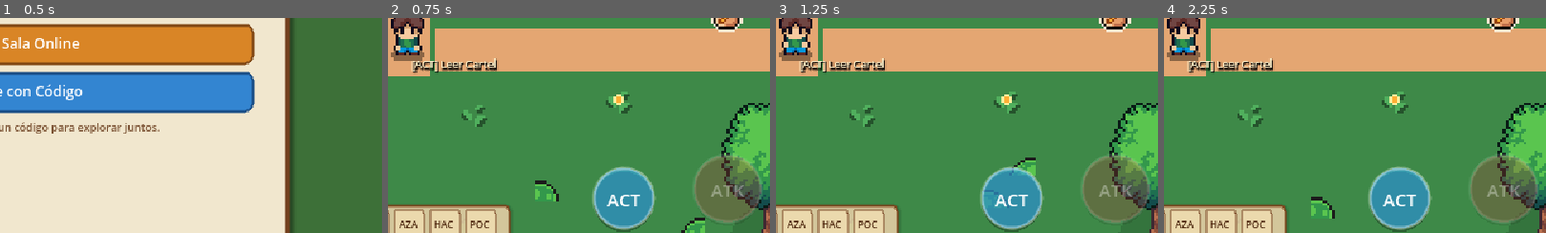
Above: before the commit, frames 1-4 (left to right).
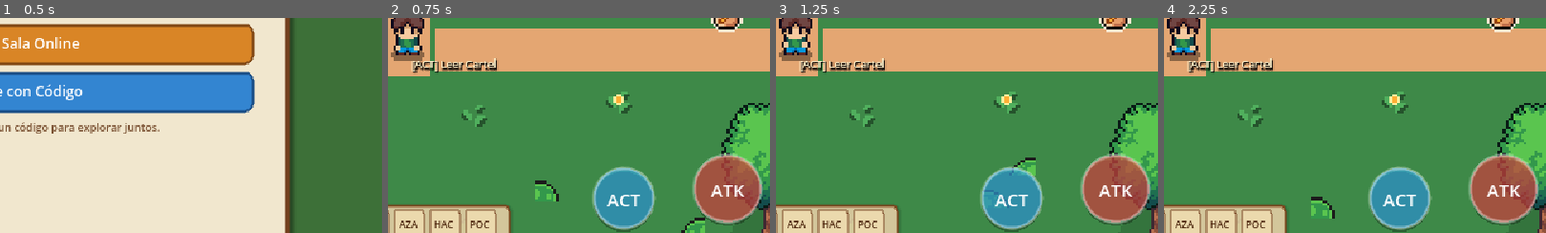
Above: after the commit, the same moments.

Repository: DiegoAzz/MyFamily2
Game: Godot game, scene res://scenes/main_menu.tscn
Two runs of this game, one before a commit and one after it. Both use one fixed random seed, a clock stepped at 60 frames per second and the inputs below.
Inputs:
- Up to frame 1 (0.5 s): no input
- Up to frame 2 (0.75 s): click "Jugar en Solitario" at 0.5 s
- Up to frame 3 (1.25 s): no input
- Up to frame 4 (2.25 s): click "Menú" at 1.25 s; click "Jugar en Solitario" at 2 s
The pictures show only the part of the screen within x 47-97%, y 46-96%; the shares and areas given below are measured in that part.

Frame 1 is identical in both runs. In frame 2, 4.7% of the frame differs, in the area x 79-98%, y 63-97%; in frame 3, 4.7%; in frame 4, 4.7%.

Commit message:
fix: render player on top of room floor with negative z-index, prioritize combat attack near enemies, and reduce NPC interaction radius

Diff:
--- a/scenes/npc.tscn
+++ b/scenes/npc.tscn
@@ -30,7 +30,7 @@
 }
 
 [sub_resource type="CircleShape2D" id="CircleShape2D_interact"]
-radius = 24.0
+radius = 14.0
 
 [node name="NPC_Clara" type="CharacterBody2D"]
 motion_mode = 1
--- a/scenes/world.tscn
+++ b/scenes/world.tscn
@@ -184,7 +184,7 @@
 [node name="HouseDoorEntrance" type="Area2D" parent="Entities/House"]
 position = Vector2(0, 22)
 script = ExtResource("29_house_door")
-target_position = Vector2(0, -565)
+target_position = Vector2(0, -580)
 transition_message = "Entrando a la Casa..."
 is_exit = false
 
@@ -193,8 +193,10 @@
 
 [node name="HouseInterior" type="Node2D" parent="Entities"]
 position = Vector2(0, -600)
+y_sort_enabled = true
 
 [node name="ShadowBackdrop" type="Sprite2D" parent="Entities/HouseInterior"]
+z_index = -2
 texture_repeat = 2
 position = Vector2(0, -10)
 texture = ExtResource("31_shadow_bg")
@@ -202,6 +204,7 @@
 region_rect = Rect2(-300, -250, 600, 500)
 
 [node name="Floor" type="Sprite2D" parent="Entities/HouseInterior"]
+z_index = -1
 texture_repeat = 2
 position = Vector2(0, -6)
 texture = ExtResource("32_floor_wood")
@@ -209,6 +212,7 @@
 region_rect = Rect2(0, 0, 160, 96)
 
 [node name="NorthWall" type="Sprite2D" parent="Entities/HouseInterior"]
+z_index = -1
 texture_repeat = 2
 position = Vector2(0, -58)
 texture = ExtResource("33_wall_cozy")
@@ -269,6 +273,7 @@
 texture = ExtResource("35_table")
 
 [node name="Rug" type="Sprite2D" parent="Entities/HouseInterior"]
+z_index = -1
 position = Vector2(26, 8)
 texture = ExtResource("38_rug")
 
@@ -719,8 +724,8 @@
 
 [node name="FishermanNPC" parent="Entities" instance=ExtResource("20_npc")]
 position = Vector2(256, -30)
-npc_name = "Tío Bruno (Pescador)"
-dialogue_lines = ["¡Ah, sobrinos! Qué alegría verlos de vuelta en el valle.", "El río está lleno de peces brillantes y los campos vuelven a florecer.", "Si necesitan descansar o recuperar fuerzas, ¡recuerden dormir en la cama de la cabaña!"]
+npc_name = "Tio Bruno"
+dialogue_lines = ["¡Ah, sobrinos! Que alegria verlos de vuelta en el valle.", "El rio esta lleno de peces brillantes y los campos vuelven a florecer.", "Si necesitan descansar o recuperar fuerzas, ¡recuerden dormir en la cama de la cabana!"]
 
 [node name="ForestCabin" type="StaticBody2D" parent="Entities"]
 position = Vector2(400, 70)
@@ -736,8 +741,8 @@
 
 [node name="RangerNPC" parent="Entities" instance=ExtResource("20_npc")]
 position = Vector2(370, 85)
-npc_name = "Elena (Guardabosques)"
-dialogue_lines = ["¡Cuidado al cruzar las profundidades del bosque!", "Los slimes verdes y esqueletos custodian los diamantes antiguos del valle.", "¡Usa tu espada con el botón [ATK] o la tecla Espacio para despejar los caminos!"]
+npc_name = "Elena"
+dialogue_lines = ["¡Cuidado al cruzar las profundidades del bosque!", "Los slimes verdes y esqueletos custodian los diamantes antiguos del valle.", "¡Usa tu espada con el boton [ATK] o la tecla Espacio para defenderte!"]
 
 [node name="QuestManager" type="Node" parent="." groups=["quest_manager"]]
 script = ExtResource("41_quest_mgr")
--- a/scripts/house_door.gd
+++ b/scripts/house_door.gd
@@ -5,7 +5,7 @@
 @export var transition_message: String = ""
 @export var is_exit: bool = false
 
-static var last_teleport_time: float = 0.0
+static var last_teleport_time: float = -999.0
 
 func _ready() -> void:
 	body_entered.connect(_on_body_entered)
--- a/scripts/npc.gd
+++ b/scripts/npc.gd
@@ -10,6 +10,8 @@
 
 func _ready() -> void:
 	add_to_group("npcs")
+	if has_node("NameTag"):
+		$NameTag.text = npc_name
 	if anim_player.has_animation("idle"):
 		anim_player.play("idle")
 
--- a/scripts/player.gd
+++ b/scripts/player.gd
@@ -189,23 +189,36 @@
 			sprite.flip_h = true
 			play_animation("walk_side" if is_moving else "idle_side")
 
+func is_enemy_nearby(distance: float = 75.0) -> bool:
+	if not is_inside_tree():
+		return false
+	for enemy in get_tree().get_nodes_in_group("enemies"):
+		if is_instance_valid(enemy):
+			var alive = true
+			if "is_dead" in enemy and enemy.is_dead:
+				alive = false
+			elif "current_health" in enemy and enemy.current_health <= 0:
+				alive = false
+			if alive and global_position.distance_to(enemy.global_position) <= distance:
+				return true
+	return false
+
 func is_near_interactable_or_npc() -> bool:
 	if not is_inside_tree():
 		return false
-	# 1. Si hay un diálogo abierto, NUNCA atacar
+	# 1. Si hay un diálogo abierto, bloquear ataque para leer tranquilos
 	var dialogue_box = get_tree().get_first_node_in_group("dialogue_box")
 	if dialogue_box and "is_active" in dialogue_box and dialogue_box.is_active:
 		return true
 
-	# 2. Si está en rango de algún objeto interactuable (cartel, vaca, cama, buzón, cofre, huerto, etc.)
-	for obj in get_tree().get_nodes_in_group("interactables"):
-		if is_instance_valid(obj):
-			if ("is_player_in_range" in obj and obj.is_player_in_range) or ("is_player_inside" in obj and obj.is_player_inside):
-				return true
-
-	# 3. Si está cerca de algún NPC (Clara, Bruno, Elena, etc.) a menos de 45 píxeles
+	# 2. PRIORIDAD TOTAL AL COMBATE Y AUTODEFENSA:
+	# Si hay cualquier enemigo cerca (<= 75px), ¡SIEMPRE se puede atacar!
+	if is_enemy_nearby():
+		return false
+
+	# 3. Solo bloquear ataque si está tocando a un NPC (<= 18px) y NO hay enemigos cerca
 	for npc in get_tree().get_nodes_in_group("npcs"):
-		if is_instance_valid(npc) and global_position.distance_to(npc.global_position) < 45.0:
+		if is_instance_valid(npc) and global_position.distance_to(npc.global_position) <= 18.0:
 			return true
 
 	return false
Not shown, changed: build/web/MyFamily.html
Not shown, changed: build/web/MyFamily.pck
Not shown, changed: build/web/index.html
